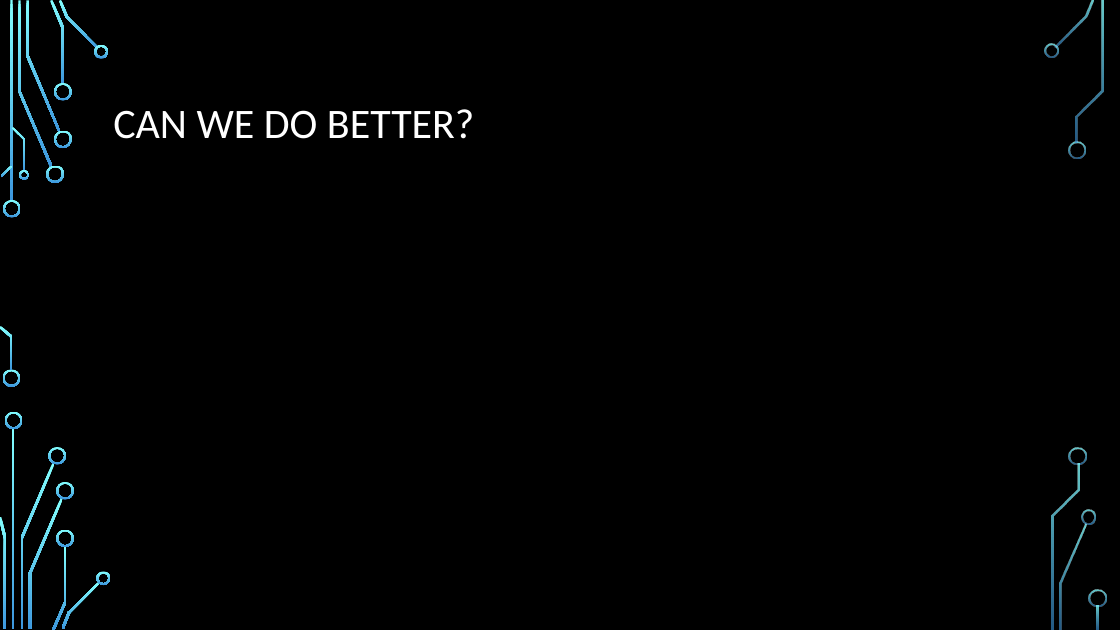
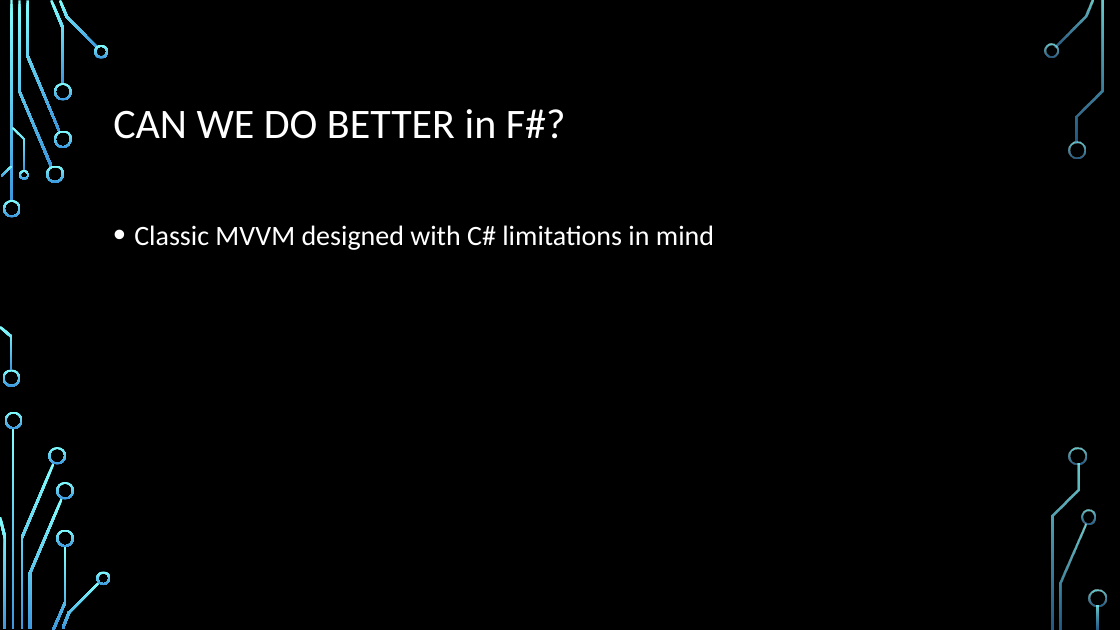
Before and after one commit to dmitry-a-morozov/fsharp-wpf-mvc-series, a slide deck: slide 8 of NYC Meetup.2013-04-23.pptx (slide 6 before the commit). Drawn at 1120x630 pixels with LibreOffice and Linux fonts; fonts in the diff are those of the drawing; background and template pictures are left out. Boxes give left, top, right and bottom in pixels: in the first picture for what was removed or moved away, otherwise in the second. Text is boxed around its words. In the diff, an @@ line names an element or a change of style, - is before the commit and + after.

```diff
--- a/NYC Meetup.2013-04-23.pptx
+++ b/NYC Meetup.2013-04-23.pptx
@@ title at (x1=113, y1=109, x2=566, y2=139): text changed @@
-CAN WE DO BETTER?
+CAN WE DO BETTER in F#?
@@ text added at (x1=134, y1=225, x2=714, y2=250), 24 pt, text #FFFFFF @@
+• Classic MVVM designed with C# limitations in mind
```
Also in this commit, not shown: 6 other slides changed, 2 slides added, 3 other files.
